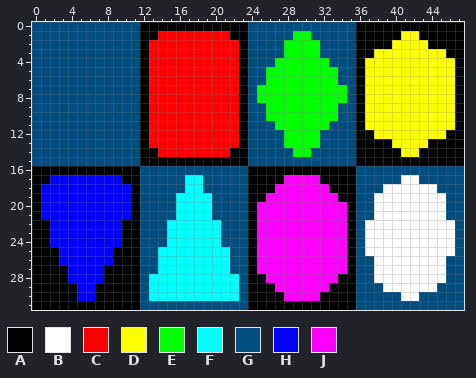
A pixel-art sprite gets an edit: ORICJEWEL/Images/Sprites 12 x 16.png. This is how it looked before the edit.
The file is 48x32 pixels.
Palette (. is transparent): A #000000  B #ffffff  C #ff0000  D #ffff00  E #00ff00  F #00ffff  G #004d80  H #0000ff  J #ff00ff
And afterwards:
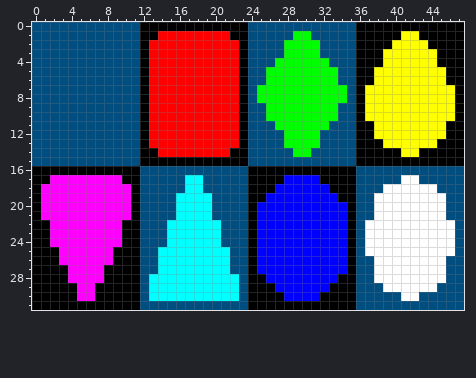
Edits made:
@@ palette @@
-H #0000ff
+H #ff00ff
-J #ff00ff
+J #0000ff
@@ x 35..47 @@
  2 GAAAADDDDAAAA
- 3 GAADDDDDDDDAA
- 4 GADDDDDDDDDDA
- 5 GADDDDDDDDDDA
- 6 GADDDDDDDDDDA
+ 3 GAAADDDDDDAAA
+ 4 GAAADDDDDDAAA
+ 5 GAADDDDDDDDAA
+ 6 GAADDDDDDDDAA
  7 GADDDDDDDDDDA
@@ x 35..47 @@
 10 GADDDDDDDDDDA
-11 GADDDDDDDDDDA
+11 GAADDDDDDDDAA
 12 GAADDDDDDDDAA
-13 GAAAADDDDAAAA
+13 GAAADDDDDDAAA
 14 GAAAAADDAAAAA
Where, in picture pixels (left, top, right, bottom), the same in both pictures:
changed: (365, 49, 455, 148)
changed: (41, 175, 131, 301)
changed: (257, 175, 347, 301)
